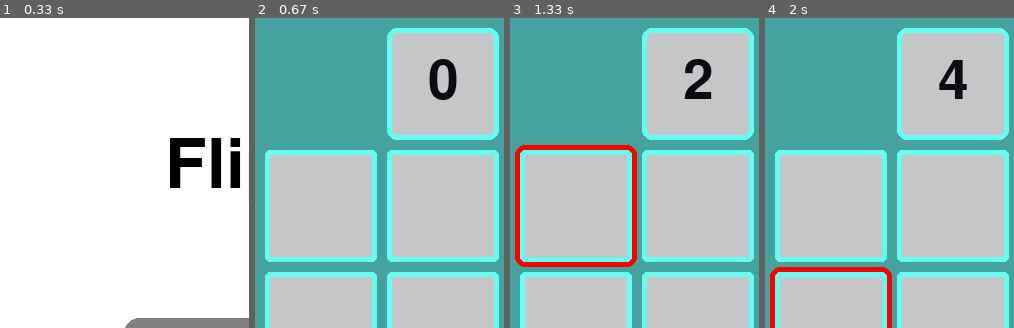
Above: before the commit, frames 1-4 (left to right).
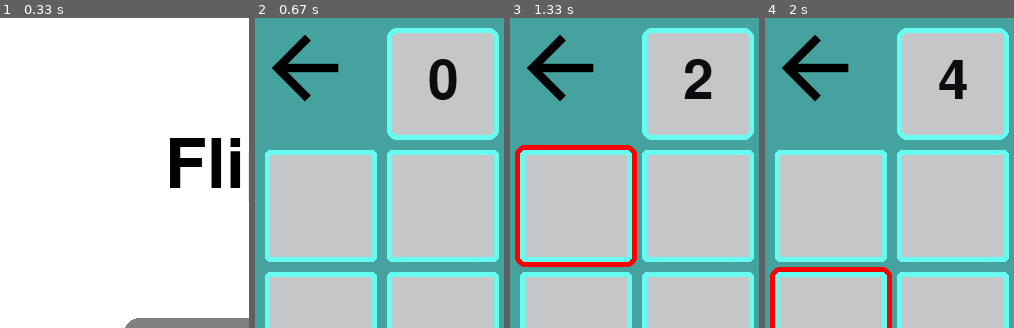
Above: after the commit, the same moments.

Repository: 03kkim/FlipIt
Game: pygame game, started from main.py
Same seed, same stepped clock (60 frames per second), same inputs: the game is played once before the commit and once after it.
Inputs (mouse positions are % of the whole screen's width and height, from its top left):
- Up to frame 1 (0.33 s): no input
- Up to frame 2 (0.67 s): click (50, 50) at 0.38 s
- Up to frame 3 (1.33 s): click (60, 72) at 0.72 s; click (19, 35) at 1.05 s
- Up to frame 4 (2 s): click (87, 85) at 1.38 s; click (14, 47) at 1.72 s
The pictures show only the part of the screen within x 0-50%, y 0-50%; the shares and areas given below are measured in that part.

Frame 1 is identical in both runs. In frame 2, 1.6% of the frame differs, in the area x 6-34%, y 5-27%; in frame 3, 1.6%; in frame 4, 1.6%.

Commit message:
Set back arrow size

Diff:
--- a/main.py
+++ b/main.py
@@ -121,14 +121,16 @@
 
         # --- Screen-clearing code goes here
         screen.fill(c1)
-
-
+        background = pygame.Surface((width, height))
+        back_arrow = pygame.image.load("./sprites/back_arrow.svg")
+        arrow_rect = back_arrow.get_rect()
 
         # If you want a background image, replace this clear with blit'ing the
         # background image.
 
 
         # --- Drawing code should go here
+        screen.blit(back_arrow, arrow_rect)
         turn_font = pygame.font.SysFont("Montserrat", 80)
         if (turn>=10):
             turn_font = pygame.font.SysFont("Montserrat", 70)
Not shown, added: sprites/back_arrow.svg
